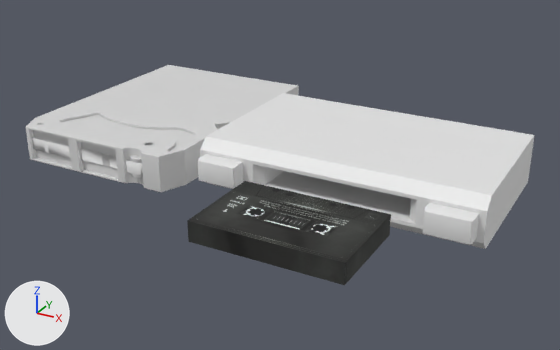
What one commit did to the FBX model Assets/Models/8TrackPlayer/Me_CassettePlayer.FBX.
One viewpoint serves both versions: a 50 mm lens placed at (0.473, -1.179, 0.57), pointed at (-0.15, -0.045, 0.003). Lighting does not change. The marker at lower left points along +X, +Y and +Z. Where no turn or scale is listed for an object, it has been applied to the vertices.

Before the edit, the objects in view are built like this:
```python
ob_box02 = bpy.data.objects.new('Box02', me_mesh_003)
ob_box02.location = (0.0, -0.288, 0.027)
ob_cube = bpy.data.objects.new('Cube', me_mesh_005)
ob_cube.location = (-0.455, 0.036, 0.033)
ob_cube1 = bpy.data.objects.new('Cube1', me_mesh_010)
ob_cube1.location = (-0.439, -0.24, 0.032)
ob_cube2 = bpy.data.objects.new('Cube2', me_mesh_012)
ob_cube2.parent = ob_null_2
ob_cube2.location = (-1950.0, -879.7, -90.36)
ob_cube2.rotation_euler = (0.0, 0.0, -0.772)  # degrees (0, 0, -44)
ob_cube5 = bpy.data.objects.new('Cube5', me_mesh_007)
ob_cube5.location = (-0.254, -0.212, 0.033)
ob_cylinder = bpy.data.objects.new('Cylinder', me_mesh_013)
ob_cylinder.location = (-0.595, -0.179, 0.066)
ob_pinch_roll = bpy.data.objects.new('Pinch_Roll', me_mesh_017)
ob_pinch_roll.location = (-0.356, -0.187, 0.033)
ob_plane = bpy.data.objects.new('Plane', me_mesh_004)
ob_plane.location = (-0.441, -0.091, 0.062)
ob_tape = bpy.data.objects.new('Tape', me_mesh_014)
ob_tape.location = (-0.455, 0.036, 0.033)
# also in view: 'Cube3' at (-0.553, -0.199, 0.032); 'MainPlayer' at (0.0, 0.0, 0.045); 'Play_Button' at (0.201, -0.165, 0.045); 'Eject_Button' at (-0.201, -0.165, 0.045)
```
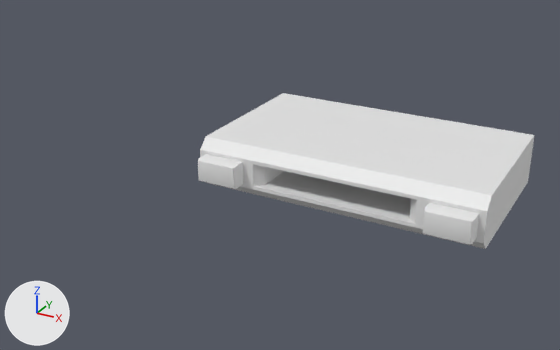
The edits, one by one:
Object 'Cube' (ob_cube) is deleted.
Object 'Cube1' (ob_cube1) is deleted.
Object 'Plane' (ob_plane) is deleted.
Object 'Cube2' (ob_cube2) is deleted.
Object 'Tape' (ob_tape) is deleted.
Object 'Pinch_Roll' (ob_pinch_roll) is deleted.
Object 'Cylinder' (ob_cylinder) is deleted.
In object 'Cap_11.001' (ob_cap_11_001), parent is no longer ob_extrude_nu.
Object 'Cube5' (ob_cube5) is deleted.
Object 'Cylin' (ob_cylin) is deleted.
Object 'Box02' (ob_box02) is deleted.
In object 'Cylin1.001' (ob_cylin1_001), parent is no longer ob_cube2.
Object 'Cube3' (ob_cube3) is deleted.
Object 'Extrude_NU' (ob_extrude_nu) is deleted.
In object 'Cap_2.001' (ob_cap_2_001), parent is no longer ob_extrude_nu.

Boxes (x1, y1, x2, y2) around the edits, measured in the pictures (560 x 350 px):
'Cube', deleted
    before: (26, 65, 299, 192)
'Box02', deleted (black)
    before: (187, 181, 391, 285)
'Plane', deleted
    before: (63, 115, 194, 151)
'Tape', deleted
    before: (32, 137, 143, 176)
'Cube5', deleted
    before: (158, 150, 186, 192)
'Cube1', deleted
    before: (77, 141, 118, 180)
'Cube3', deleted
    before: (29, 129, 71, 169)
'Cylin', deleted
    before: (123, 148, 144, 186)
'Extrude_NU', deleted
    before: (59, 113, 196, 151)
'Pinch_Roll', deleted
    before: (130, 156, 143, 178)
'Cube2', deleted
    before: (215, 123, 229, 129)
'Cylinder', deleted
    before: (36, 123, 44, 125)
